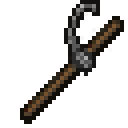
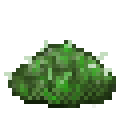
Layered file, before and after one edit (128x128). Changes by layer:
hid group "logturner" (2 layers) over [20, 0, 124, 124]
showed group "cactuspaste" (3 layers) over [4, 16, 124, 108]
added layer "Layer 14" in group "cactuspaste" over [4, 40, 112, 84]
added layer "Layer 13" in group "cactuspaste" over [8, 40, 116, 108]
